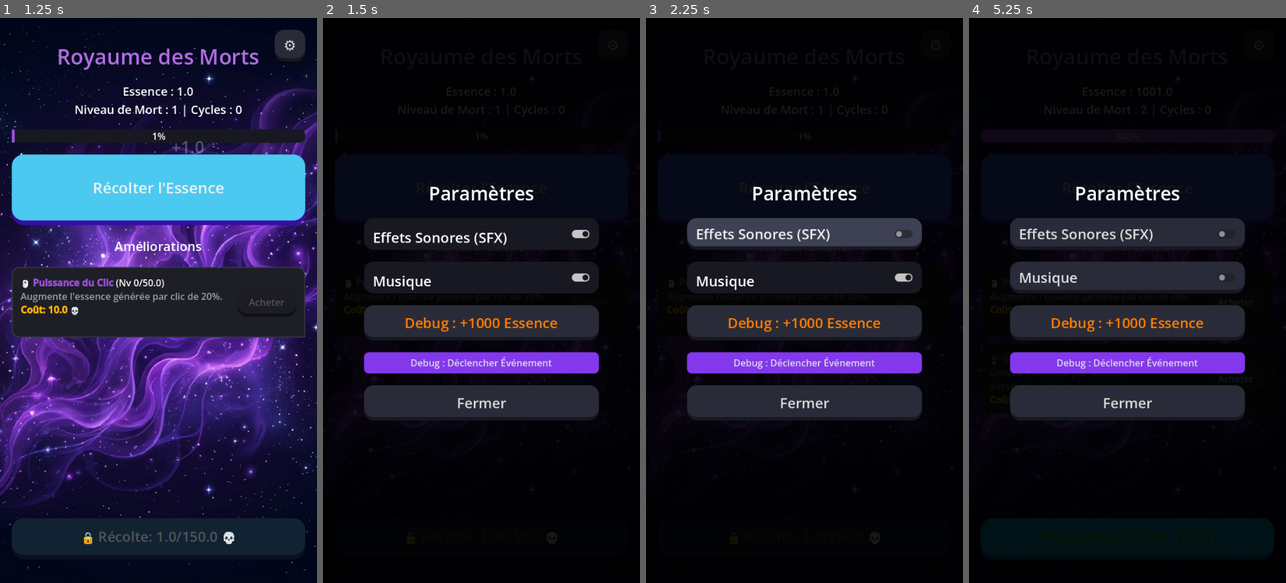
Above: before the commit, frames 1-4 (left to right).
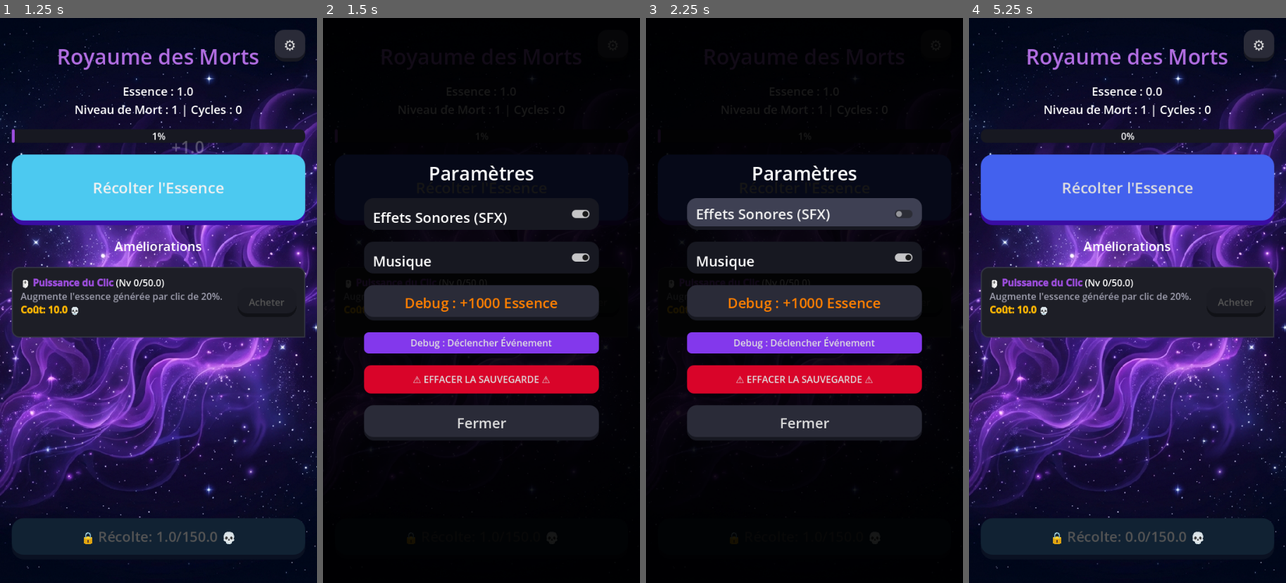
Above: after the commit, the same moments.

Repository: cedpru/idle-after-death-clicker
Game: Godot game, scene res://scenes/DeathScene.tscn
The game is run twice, just before and just after one commit, with the same random seed, the same clock (stepped at 60 frames per second) and the same inputs.
Inputs:
- Up to frame 1 (1.25 s): click "Récolter l'Essence" at 0.5 s
- Up to frame 2 (1.5 s): click "⚙️" at 1.25 s
- Up to frame 3 (2.25 s): click "Effets Sonores (SFX)" at 2 s
- Up to frame 4 (5.25 s): click "Musique" at 2.75 s; click "Debug : +1000 Essence" at 3.5 s; click "Acheter" at 4.25 s; click "Acheter" at 5 s

Frame 1 is identical in both runs. In frame 2, 19% of the frame differs, in the area x 12-88%, y 26-75%; in frame 3, 23%; in frame 4, 86%, in the area x 0-100%, y 0-100%.

Commit message:
feat: implement dynamic warning Hard Reset button inside Settings Panel to delete saves and reload scene

Diff:
--- a/scripts/DeathScene.gd
+++ b/scripts/DeathScene.gd
@@ -51,6 +51,30 @@
 	)
 	$SettingsPanel/CenterContainer/VBoxContainer.add_child(debug_event_btn)
 	$SettingsPanel/CenterContainer/VBoxContainer.move_child(debug_event_btn, $SettingsPanel/CenterContainer/VBoxContainer.get_child_count() - 2)
+
+	# Dynamic Hard Reset button inside Settings Panel (Crimson Red Warning)
+	var reset_btn = Button.new()
+	reset_btn.text = "⚠️ EFFACER LA SAUVEGARDE ⚠️"
+	reset_btn.custom_minimum_size = Vector2(0, 48)
+	var reset_style = StyleBoxFlat.new()
+	reset_style.bg_color = Color("#d90429") # Severe Crimson warning color
+	reset_style.corner_radius_top_left = 12
+	reset_style.corner_radius_top_right = 12
+	reset_style.corner_radius_bottom_left = 12
+	reset_style.corner_radius_bottom_right = 12
+	reset_btn.add_theme_stylebox_override("normal", reset_style)
+
+	var reset_style_hover = reset_style.duplicate()
+	reset_style_hover.bg_color = Color("#ef233c")
+	reset_btn.add_theme_stylebox_override("hover", reset_style_hover)
+
+	reset_btn.pressed.connect(func():
+		Global.play_sfx("crit")
+		Global.hard_reset()
+		get_tree().reload_current_scene()
+	)
+	$SettingsPanel/CenterContainer/VBoxContainer.add_child(reset_btn)
+	$SettingsPanel/CenterContainer/VBoxContainer.move_child(reset_btn, $SettingsPanel/CenterContainer/VBoxContainer.get_child_count() - 2)
 
 	# Load UI states
 	sfx_check.button_pressed = Global.sfx_enabled
--- a/scripts/Global.gd
+++ b/scripts/Global.gd
@@ -290,6 +290,25 @@
 	purchased_upgrades.clear()
 	save_game()
 
+func hard_reset():
+	ascension_multiplier = 1.0
+	essence = 0.0
+	total_essence = 0.0
+	click_multiplier = 1.0
+	idle_generation = 0.0
+	death_level = 1
+	cycles = 0
+	cycle_essence_harvested = 0.0
+	lives.clear()
+	purchased_upgrades.clear()
+	sfx_enabled = true
+	music_enabled = true
+
+	if FileAccess.file_exists(save_path):
+		DirAccess.remove_absolute(save_path)
+
+	save_game()
+
 # --- AUDIO SYSTEM (PROCEDURAL RETRO SYNTH & MUSIC) ---
 var music_timer: Timer
 var current_ambient_freq: float = 220.0
